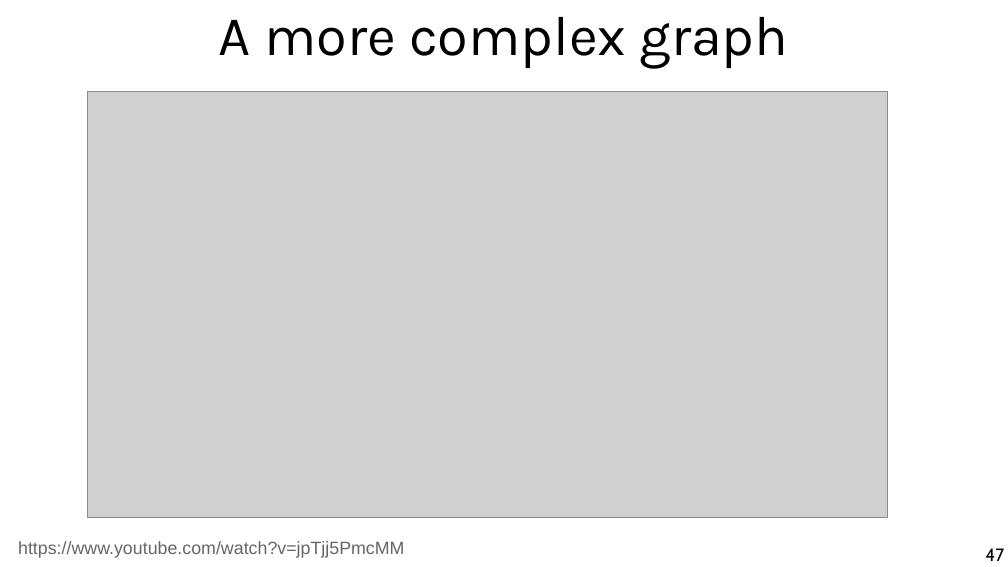
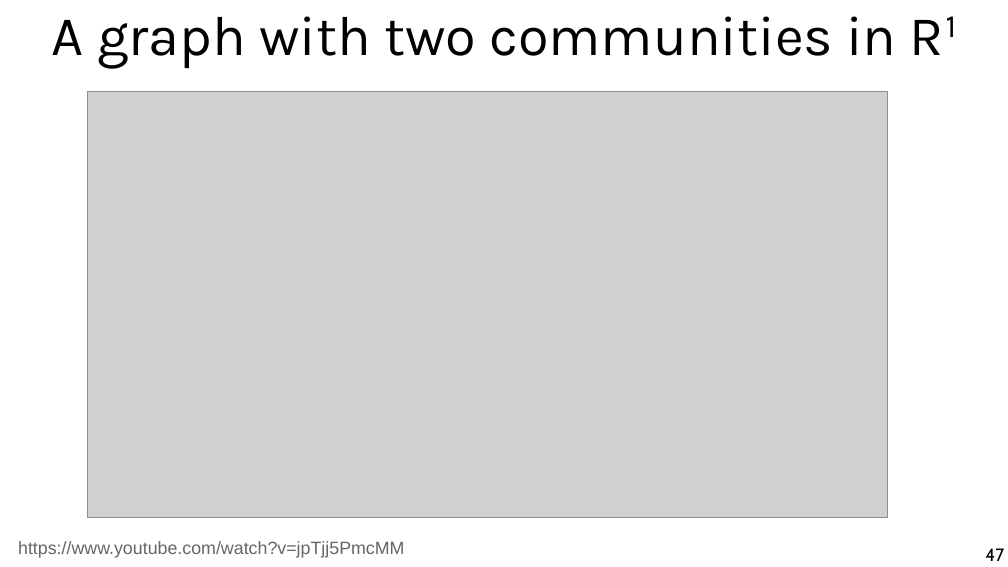
Before and after one commit to chatox/networks-science-course, a slide deck: slide 47 of theory/odp/tt22-spectral_graph_embedding.odp. Drawn at 1008x567 pixels with LibreOffice and Linux fonts; fonts in the diff are those of the drawing; grey boxes stand for pictures. Boxes give left, top, right and bottom in pixels: in the first picture for what was removed or moved away, otherwise in the second. Text is boxed around its words. In the diff, an @@ line names an element or a change of style, - is before the commit and + after.

```diff
--- a/theory/odp/tt22-spectral_graph_embedding.odp
+++ b/theory/odp/tt22-spectral_graph_embedding.odp
@@ title at box(52, 16, 896, 69): text changed @@
-A more complex graph
+A graph with two communities in R1
```
Also in this commit, not shown: 27 other slides changed, 6 slides added, 1 slide removed, 2 other files.
